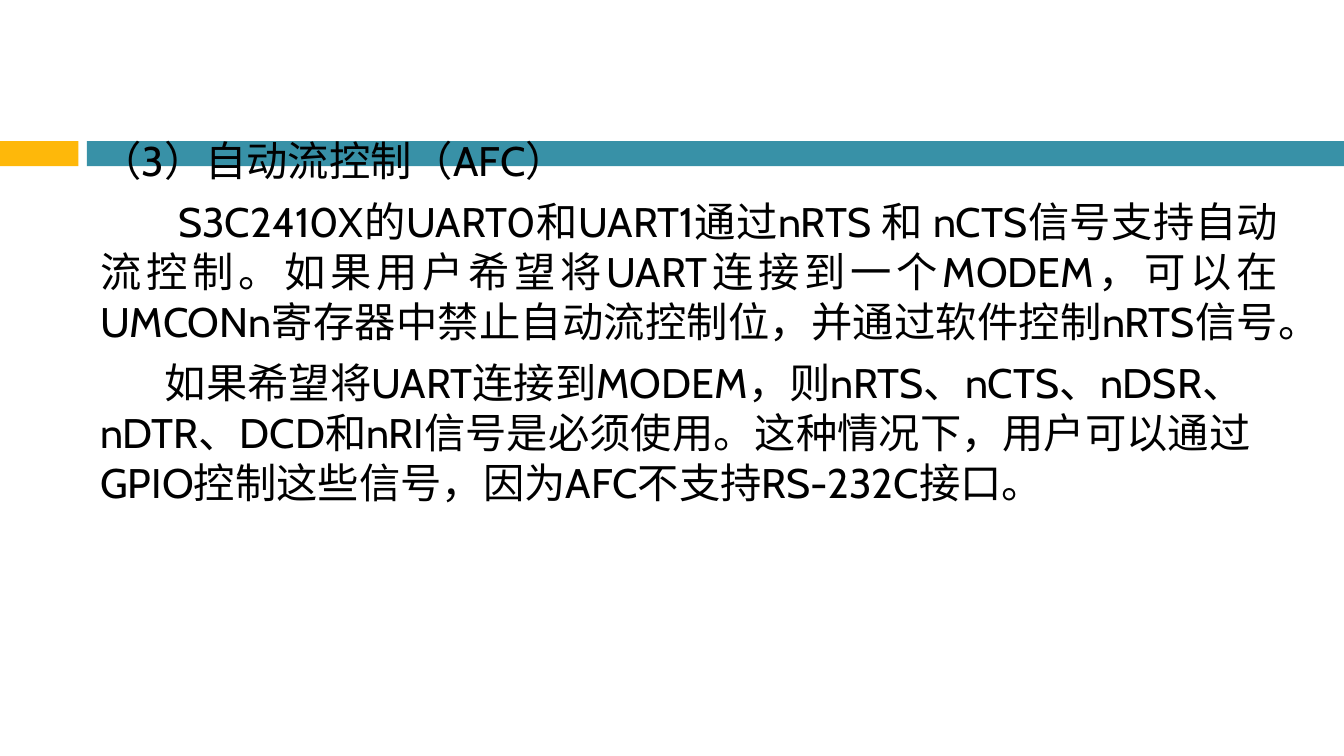
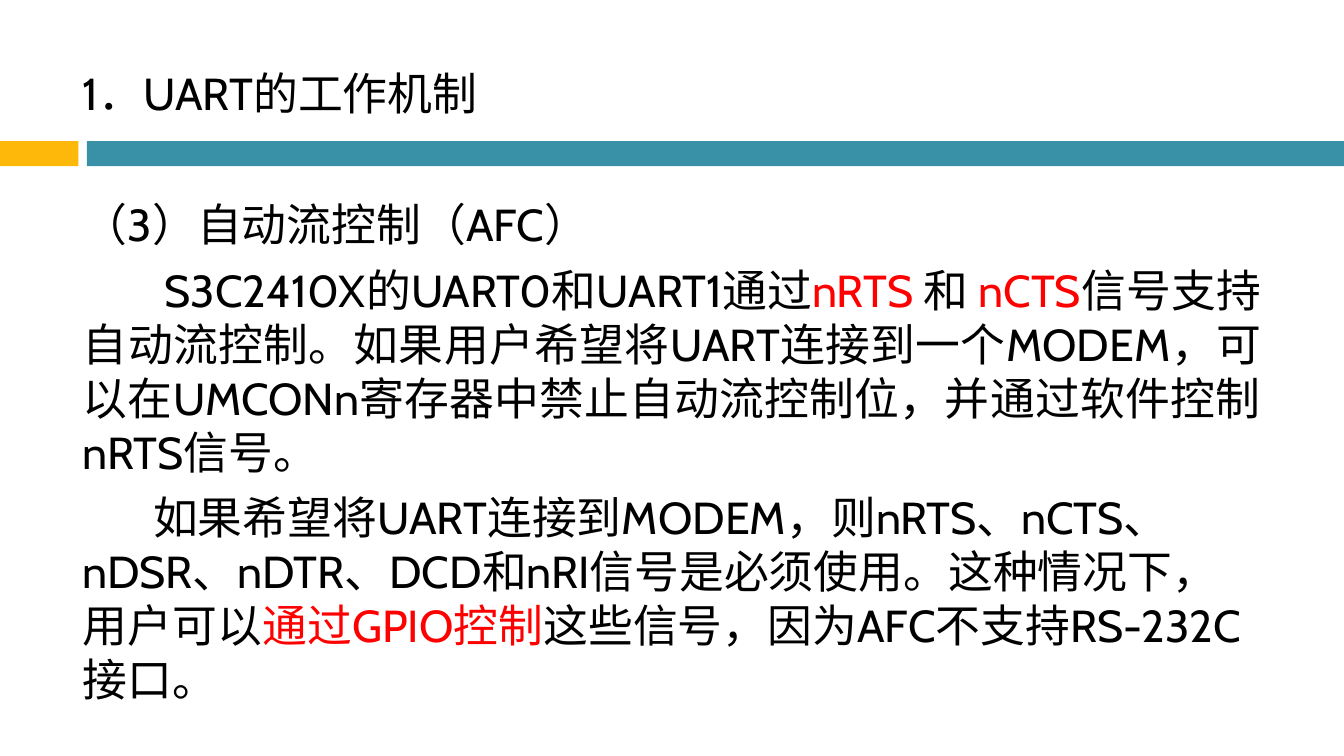
Before and after one commit to Chencao0928/ARM, a slide deck: slide 74 of 第6章 基于S3C2410的硬件结构与接口编程/第6章 基于S3C2410的硬件结构与接口编程.pptx. Drawn at 1344x756 pixels with LibreOffice and Linux fonts; fonts in the diff are those of the drawing; background and template pictures are left out. Boxes give left, top, right and bottom in pixels: in the first picture for what was removed or moved away, otherwise in the second. Text is boxed around its words. In the diff, an @@ line names an element or a change of style, - is before the commit and + after.

```diff
--- a/第6章 基于S3C2410的硬件结构与接口编程/第6章 基于S3C2410的硬件结构与接口编程.pptx
+++ b/第6章 基于S3C2410的硬件结构与接口编程/第6章 基于S3C2410的硬件结构与接口编程.pptx
@@ text "1．UART的工作机制": place and size @@
-text "1．UART的工作机制" at (100, 134, 1319, 503)
+text "1．UART的工作机制" at (83, 72, 1261, 700)
@@ text at (83, 72, 478, 114): paragraph added @@
+1．UART的工作机制
@@ text at (83, 202, 1261, 700): size 29.5 to 32 pt; text colour #000000 to #FF0000 in "S3C2410X的UART0和UART1通过nRTS nCTS信号支持自动流控制。如果用户希望将UART连接到一个MOD ...", "如果希望将UART连接到MODEM，则nRTS、nCTS、nDSR、nDTR、DCD和nRI信号是必须使用。这种情况下， ..." @@
```
Also in this commit, not shown: 40 other slides changed, 1 slide added, 1 slide removed.
